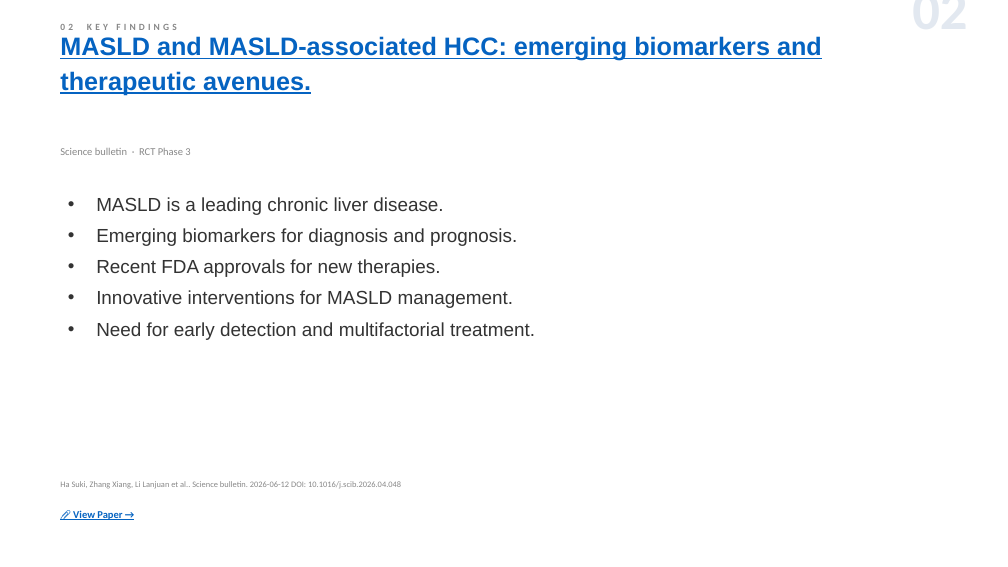
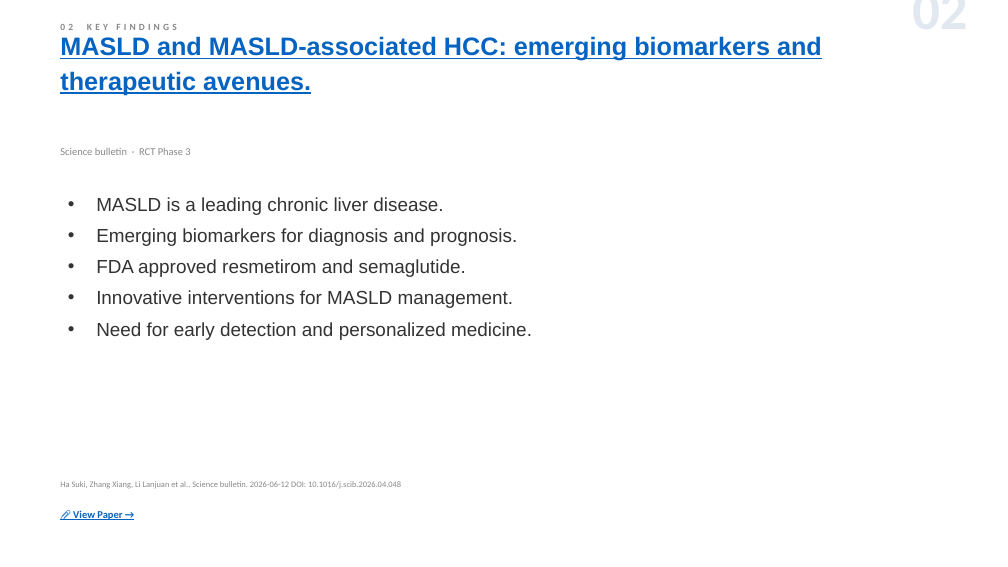
Before and after one commit to jejenhu-maker/hcc-weekly-digest, a slide deck: slide 4 of docs/digest-en.pptx. Drawn at 1008x567 pixels with LibreOffice and Linux fonts; fonts in the diff are those of the drawing. Boxes give left, top, right and bottom in pixels: in the first picture for what was removed or moved away, otherwise in the second. Text is boxed around its words. In the diff, an @@ line names an element or a change of style, - is before the commit and + after.

```diff
--- a/docs/digest-en.pptx
+++ b/docs/digest-en.pptx
@@ text at (x1=96, y1=259, x2=466, y2=277): text changed @@
-• Recent FDA approvals for new therapies.
+• FDA approved resmetirom and semaglutide.
@@ text at (x1=96, y1=322, x2=532, y2=340): text changed @@
-• Need for early detection and multifactorial treatment.
+• Need for early detection and personalized medicine.
```
Also in this commit, not shown: 11 other slides changed, 2 slides added, 2 slides removed, 2 other files.
